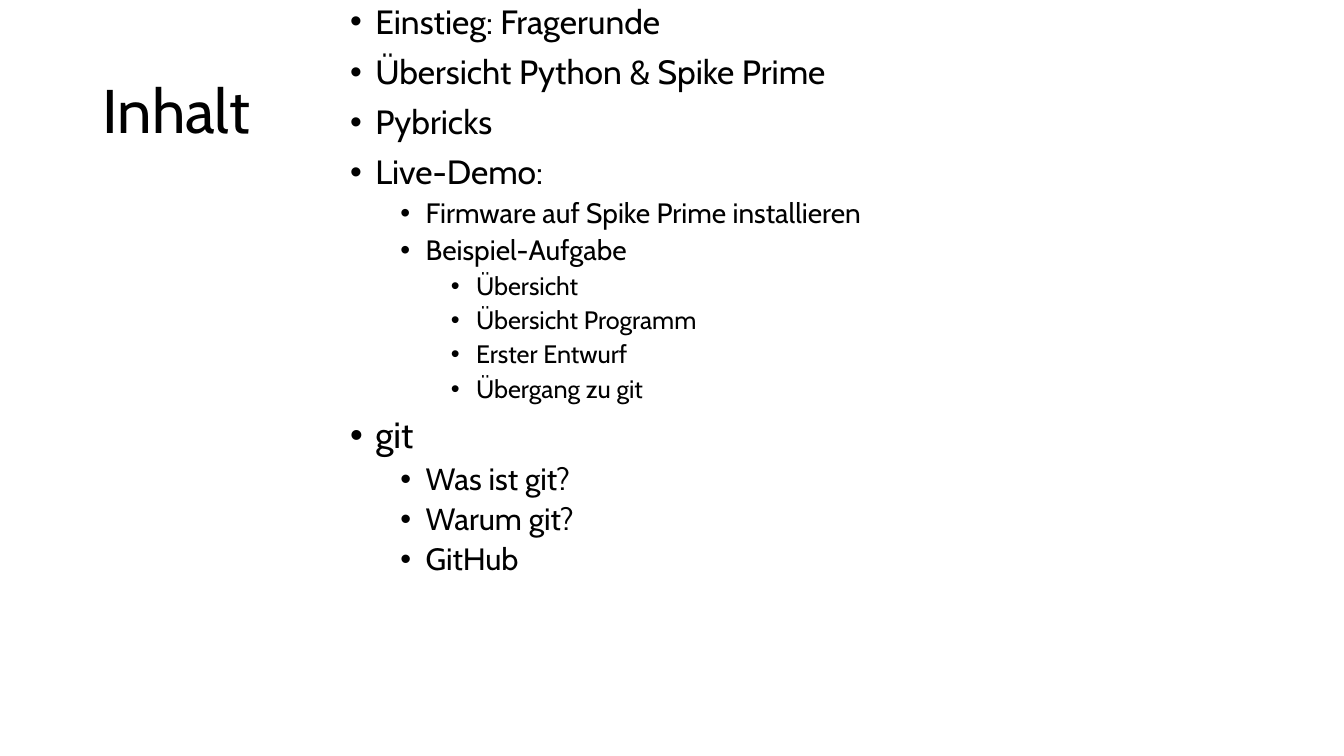
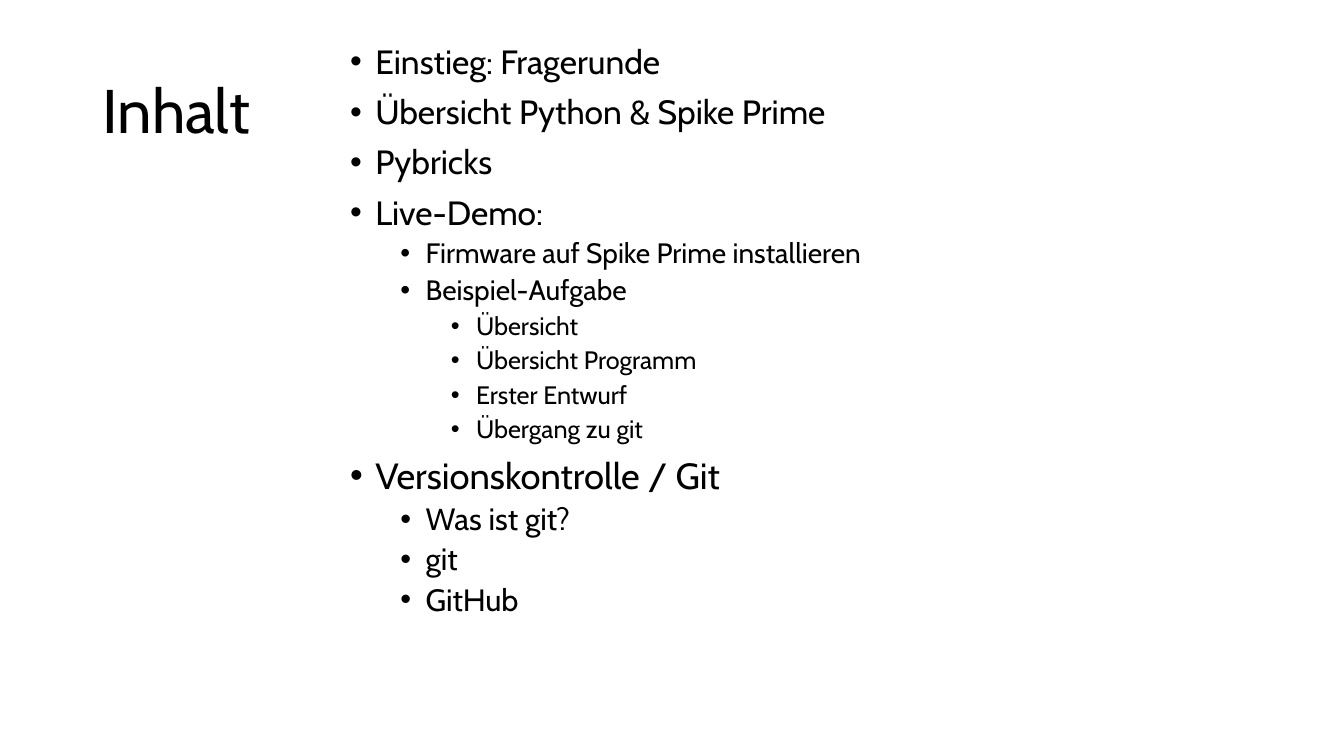
Before and after one commit to Mac-Lego-RMS/HoT_Meetup_2024, a slide deck: slide 2 of HoT-Meetup_2024_Pybricks.pptx. Drawn at 1344x756 pixels with LibreOffice and Linux fonts; fonts in the diff are those of the drawing. Boxes give left, top, right and bottom in pixels: in the first picture for what was removed or moved away, otherwise in the second. Text is boxed around its words. In the diff, an @@ line names an element or a change of style, - is before the commit and + after.

```diff
--- a/HoT-Meetup_2024_Pybricks.pptx
+++ b/HoT-Meetup_2024_Pybricks.pptx
@@ text "Einstieg: Fragerunde": place and size @@
-text "Einstieg: Fragerunde" at [375, 8, 861, 571]
+text "Einstieg: Fragerunde" at [375, 48, 861, 612]
@@ text at [375, 461, 720, 537]: paragraphs added @@
+• Versionskontrolle / Git
+  • Was ist git?
@@ text at [426, 467, 574, 537]: paragraphs removed @@
-  • Was ist git?
-  • Warum git?
@@ text at [426, 548, 458, 577]: size 26 to 22 pt in "git"; list level 1 to 2 in "git" @@
```
Also in this commit, not shown: 8 other slides changed, 2 slides added, 3 slides removed.
